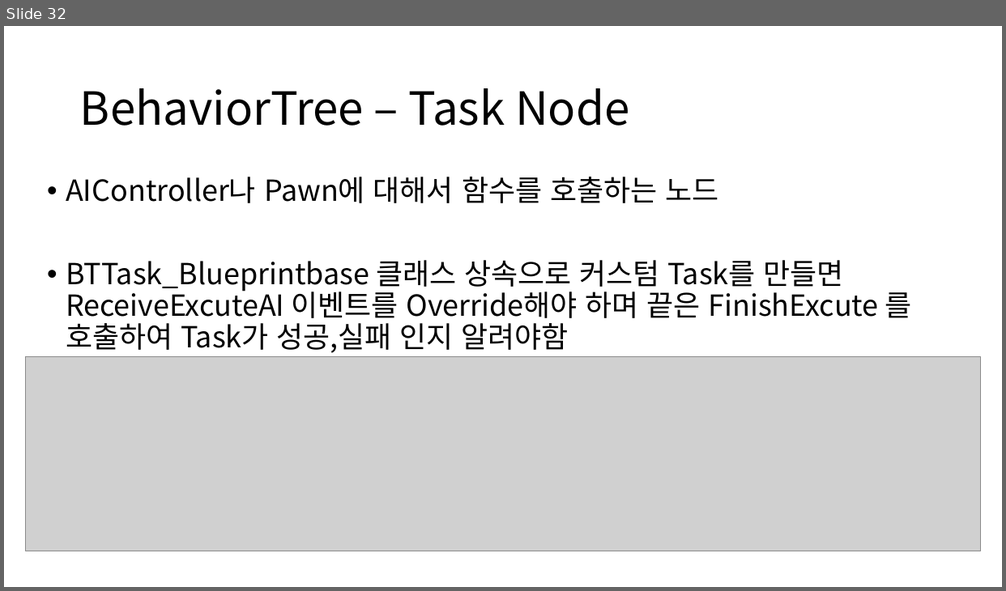
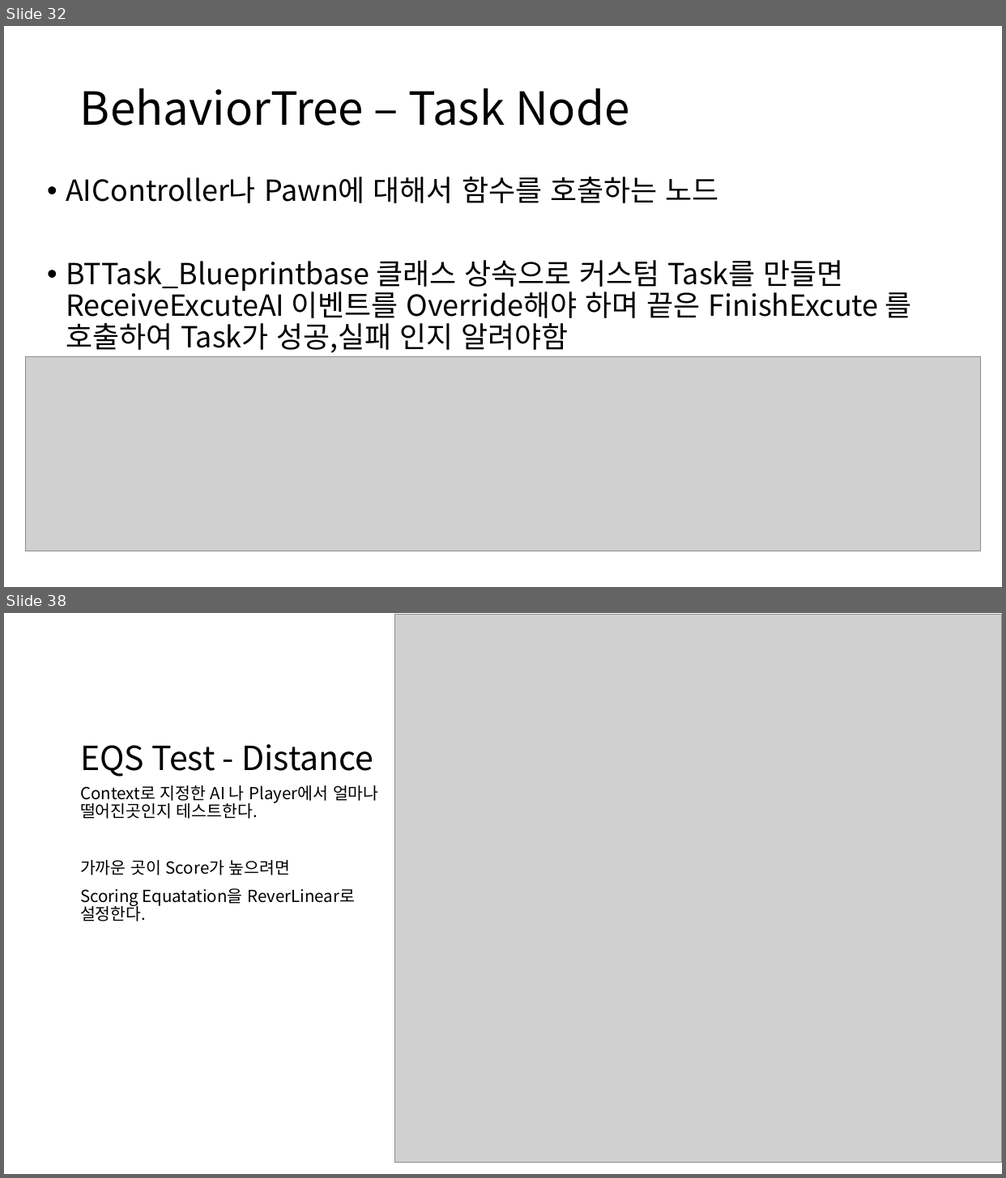
Before and after one commit to ldw9981/UE4_Blueprint, a slide deck: Day04/AI.pptx. Shown one above the other, each under a label of ours: slide 32 before the commit, slides 32 and 38 after it; the slides between them are not shown. The pictures are 1006x591 and 1006x1178 pixels, drawn with LibreOffice and Linux fonts; fonts in the diff are those of the drawing; grey boxes stand for pictures. Boxes give left, top, right and bottom in pixels: in the first picture for what was removed or moved away, otherwise in the second. Text is boxed around its words. In the diff, an @@ line names an element or a change of style, - is before the commit and + after.

```diff
--- a/Day04/AI.pptx
+++ b/Day04/AI.pptx
@@ slide 38 added at box(4, 613, 1002, 1174), background #FFFFFF @@
@@ picture added at box(394, 615, 1002, 1162) @@
@@ title added at box(80, 744, 373, 777), 32 pt, text #000000 @@
+EQS Test - Distance
@@ text added at box(80, 786, 379, 922), 16 pt, text #000000 @@
+Context로 지정한 AI 나 Player에서 얼마나 떨어진곳인지 테스트한다.
+가까운 곳이 Score가 높으려면
+Scoring Equatation을 ReverLinear로 설정한다.
```
Also in this commit, not shown: 1 slide changed, 7 other slides added, 18 other files.
